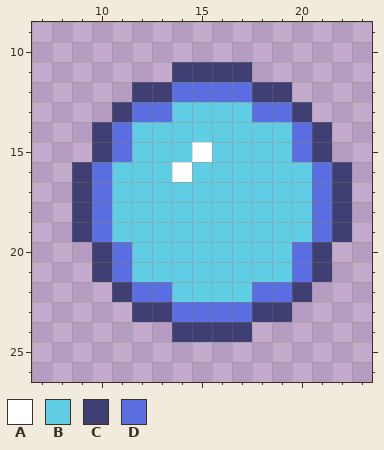
Two states of a pixel-art file, Assets/Art/Objects/BlueBulletPixel.aseprite. Above, as it was before the edit.
32x32 pixels, 1 frame. Shown: x 7..23, y 9..26.
Palette (. is transparent): A #ffffff  B #5fcde4  C #3f3f74  D #5b6ee1
Pixels before, first column x 9:
11 .....CCCC.....
12 ...CCDDDDCC...
13 ..CDDBBBBDDC..
14 .CDBBBBBBBBDC.
15 .CDBBBABBBBDC.
16 CDBBBABBBBBBDC
17 CDBBBBBBBBBBDC
18 CDBBBBBBBBBBDC
19 CDBBBBBBBBBBDC
20 .CDBBBBBBBBDC.
21 .CDBBBBBBBBDC.
22 ..CDDBBBBDDC..
23 ...CCDDDDCC...
24 .....CCCC.....
Now the later version:
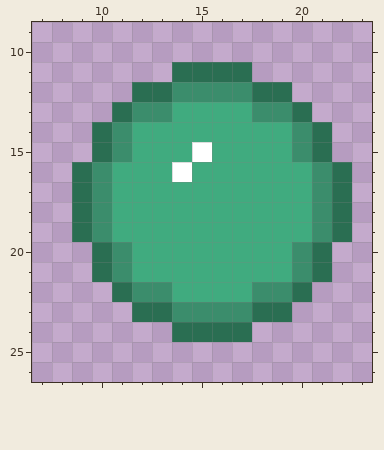
Diff:
colour B: #5fcde4 -> #40ab7f
colour C: #3f3f74 -> #2a6e52
colour D: #5b6ee1 -> #3b8d6c
